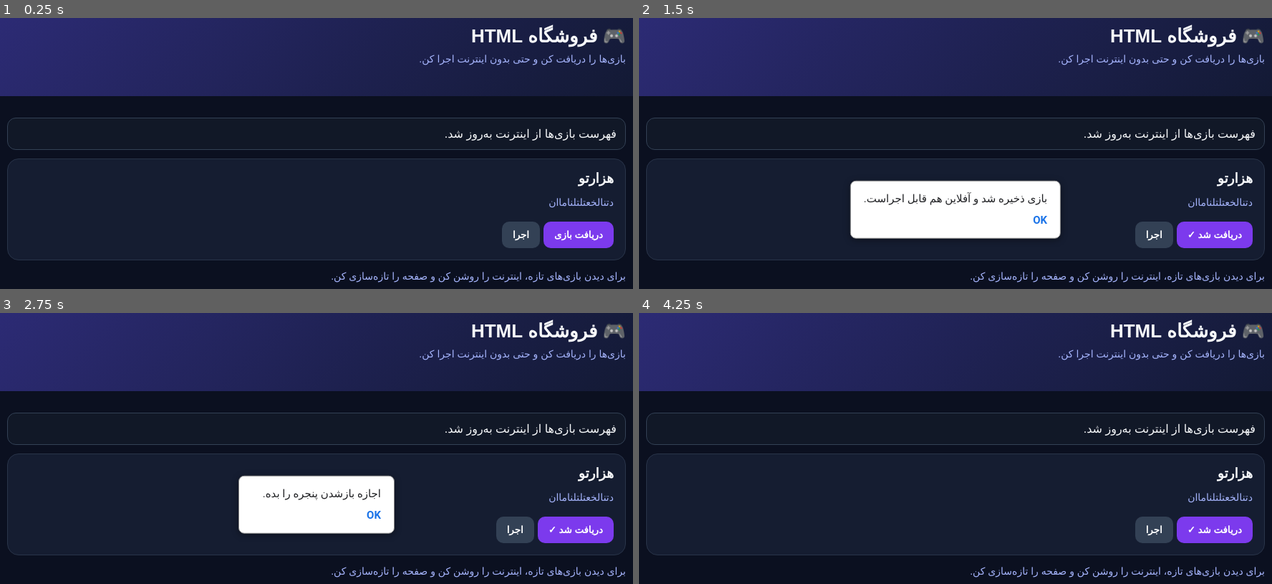
Above: before the commit, frames 1-4 (two rows, left to right).
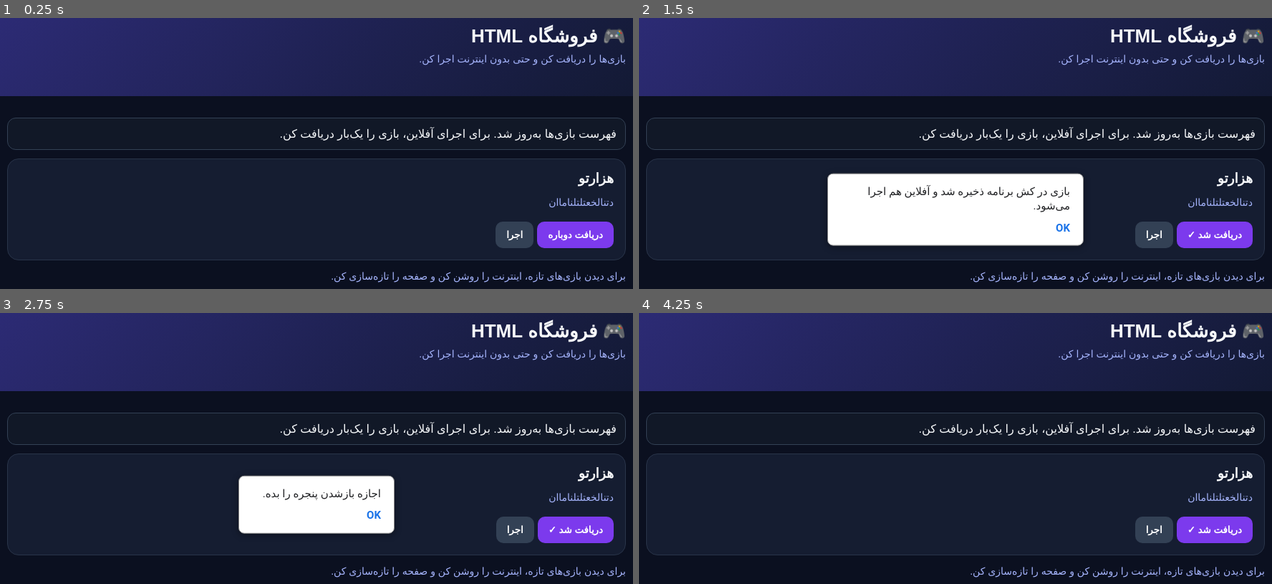
Above: after the commit, the same moments.

Repository: mohammadtaha7225-star/html-game-store
Game: browser game, page index.html
Same seed, same stepped clock (60 frames per second), same inputs: the game is played once before the commit and once after it. When the page shows a pop-up message, it is drawn as a white box for half a second while everything else waits; a line starting with > is the answer the replay typed.
Inputs:
- Up to frame 1 (0.25 s): no input
- Up to frame 2 (1.5 s): click "دریافت بازی" (after the commit: "دریافت دوباره") at 1.27 s
- Up to frame 3 (2.75 s): click "اجرا" at 1.87 s; click "دریافت شد ✓" at 2.02 s; click "اجرا" at 2.47 s
- Up to frame 4 (4.25 s): click "دریافت شد ✓" at 3.07 s; click "دریافت شد ✓" at 3.67 s

The runs differ from the first frame. In frame 1, 0.9% of the frame differs, in the area x 44-91%, y 40-85%; in frame 2, 5.3%, in the area x 29-86%, y 40-85%; in frame 3, 0.5%; in frame 4, 0.5%.

Commit message:
Store downloaded games in app cache for offline play

Diff:
--- a/index.html
+++ b/index.html
@@ -3,13 +3,42 @@
 *{box-sizing:border-box}body{margin:0;background:#0b1020;color:#f8fafc;font-family:Tahoma,Arial,sans-serif}header{paddi …(698 unchanged characters)…
 </style></head><body><header><div class="wrap"><h1>🎮 فروشگاه HTML</h1><div class="muted">بازی‌ها را دریافت کن و حتی بدو …(250 unchanged characters)…
 <script>
-const DB='html-game-store-v1';let db;
-function openDB(){return new Promise((ok,no)=>{let q=indexedDB.open(DB,1);q.onupgradeneeded=()=>q.result.createObjectStore('games');q.onsuccess=()=>{db=q.result;ok()};q.onerror=()=>no(q.error)})}
-function get(id){return new Promise((ok,no)=>{let q=db.transaction('games').objectStore('games').get(id);q.onsuccess=()=>ok(q.result);q.onerror=()=>no(q.error)})}
-function put(id,val){return new Promise((ok,no)=>{let q=db.transaction('games','readwrite').objectStore('games').put(val,id);q.onsuccess=ok;q.onerror=()=>no(q.error)})}
-async function runGame(g){let html=await get(g.id);if(!html){alert('اول بازی را با اینترنت دریافت کن.');return}let w=window.open('','_blank');if(!w){alert('اجازه بازشدن پنجره را بده.');return}w.document.open();w.document.write(html);w.document.close()}
-async function load(){await openDB();const status=document.getElementById('status'),root=document.getElementById('games');let games=[];try{let r=await fetch('database/games.json?'+Date.now(),{cache:'no-store'});if(!r.ok)throw Error();let data=await r.json();games=data.games||[];status.textContent='فهرست بازی‌ها از اینترنت به‌روز شد.'}catch(e){status.textContent='اینترنت در دسترس نیست؛ بازی‌های قبلاً دریافت‌شده را می‌بینی.'}
-if(!games.length){root.innerHTML='<div class="empty">هنوز بازی‌ای منتشر نشده است.</div>';return}
-root.innerHTML='';for(const g of games){let cached=!!(await get(g.id));let card=document.createElement('section');card.className='game';card.innerHTML='<h3></h3><p class="muted"></p><button class="btn"></button><button class="btn alt">اجرا</button>';card.querySelector('h3').textContent=g.title;card.querySelector('p').textContent=g.description||'بازی HTML';let b=card.querySelector('.btn');b.textContent=cached?'دریافت دوباره':'دریافت بازی';b.onclick=async()=>{try{let r=await fetch(g.url||g.path);if(!r.ok)throw Error();let html=await r.text();await put(g.id,html);b.textContent='دریافت شد ✓';alert('بازی ذخیره شد و آفلاین هم قابل اجراست.')}catch(e){alert('دانلود ناموفق بود. اینترنت و آدرس بازی را بررسی کن.')}};card.querySelector('.alt').onclick=()=>runGame(g);root.append(card)}}
-if('serviceWorker'in navigator){addEventListener('load',()=>navigator.serviceWorker.register('./sw.js').catch(()=>{}))}load().catch(e=>document.getElementById('status').textContent='خطا در راه‌اندازی فروشگاه: '+e.message);
+const GAME_CACHE='html-game-files-v1';
+const status=document.getElementById('status'),root=document.getElementById('games');
+function gameUrl(g){return new URL(g.url||g.path,location.href).href}
+async function isCached(g){return !!(await caches.open(GAME_CACHE)).match(gameUrl(g))}
+async function runGame(g){
+ const cache=await caches.open(GAME_CACHE),url=gameUrl(g),response=await cache.match(url);
+ if(!response){alert('اول بازی را با اینترنت دریافت کن.');return}
+ const html=await response.text(),blob=new Blob([html],{type:'text/html'}),blobUrl=URL.createObjectURL(blob);
+ const w=window.open(blobUrl,'_blank');if(!w){URL.revokeObjectURL(blobUrl);alert('اجازه بازشدن پنجره را بده.');}
+}
+async function load(){
+ let games=[];
+ try{
+  const r=await fetch('database/games.json',{cache:'no-cache'});
+  if(!r.ok)throw Error('فهرست در دسترس نیست');
+  const data=await r.json();games=data.games||[];
+  status.textContent='فهرست بازی‌ها به‌روز شد. برای اجرای آفلاین، بازی را یک‌بار دریافت کن.';
+ }catch(e){status.textContent='اینترنت در دسترس نیست؛ فهرست ذخیره‌شده و بازی‌های قبلی را نشان می‌دهیم.';}
+ if(!games.length){root.innerHTML='<div class="empty">هنوز بازی‌ای منتشر نشده است یا فهرست هنوز ذخیره نشده.</div>';return}
+ root.innerHTML='';
+ for(const g of games){
+  const cached=await isCached(g),card=document.createElement('section');card.className='game';
+  card.innerHTML='<h3></h3><p class="muted"></p><button class="btn"></button><button class="btn alt">اجرا</button>';
+  card.querySelector('h3').textContent=g.title||'بازی';card.querySelector('p').textContent=g.description||'بازی HTML';
+  const b=card.querySelector('.btn');b.textContent=cached?'دریافت دوباره':'دریافت بازی';
+  b.onclick=async()=>{
+   try{b.disabled=true;b.textContent='در حال دریافت…';
+    const response=await fetch(gameUrl(g),{cache:'no-store'});if(!response.ok)throw Error('دانلود ناموفق');
+    const cache=await caches.open(GAME_CACHE);await cache.put(gameUrl(g),response.clone());
+    b.textContent='دریافت شد ✓';alert('بازی در کش برنامه ذخیره شد و آفلاین هم اجرا می‌شود.');
+   }catch(e){b.textContent='دریافت بازی';alert('دریافت ناموفق بود؛ اینترنت را بررسی کن.');}
+   finally{b.disabled=false;}
+  };
+  card.querySelector('.alt').onclick=()=>runGame(g);root.append(card);
+ }
+}
+if('serviceWorker'in navigator){addEventListener('load',()=>navigator.serviceWorker.register('./sw.js').catch(()=>{}));}
+load().catch(e=>status.textContent='خطا: '+e.message);
 </script></body></html>
